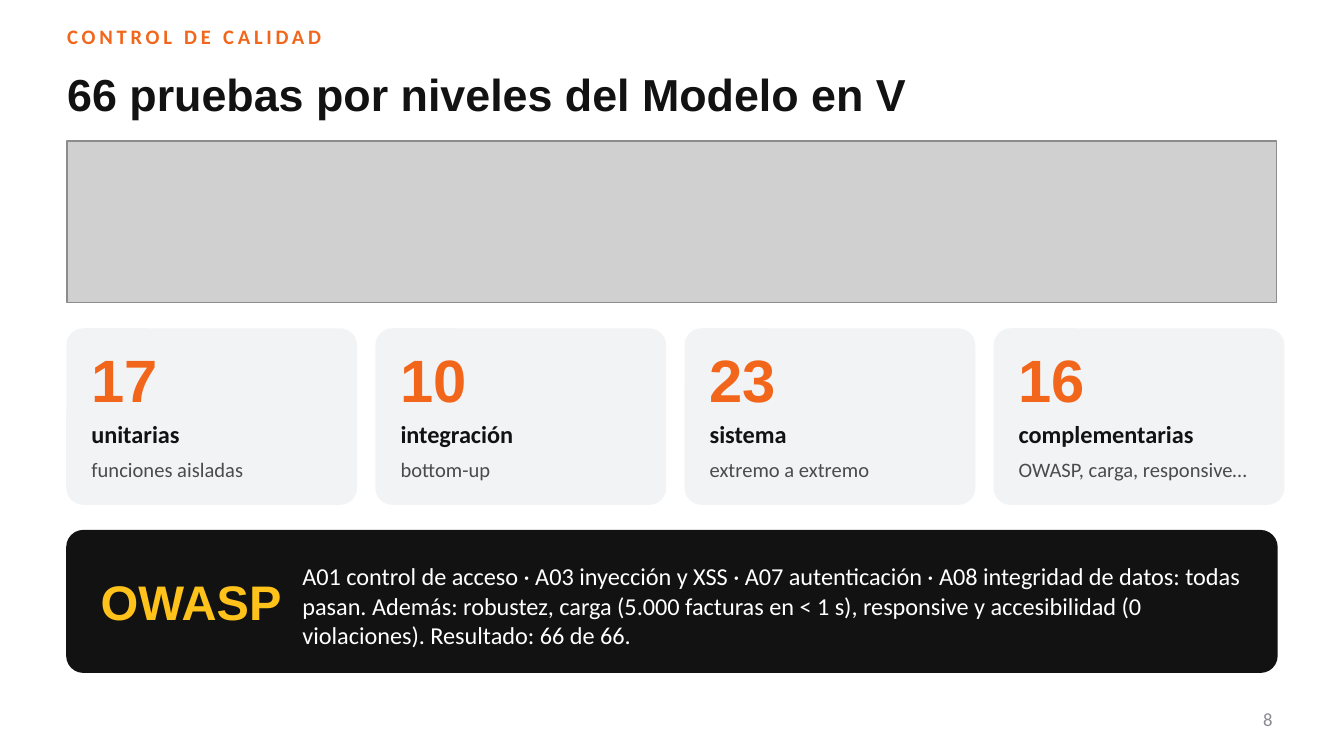
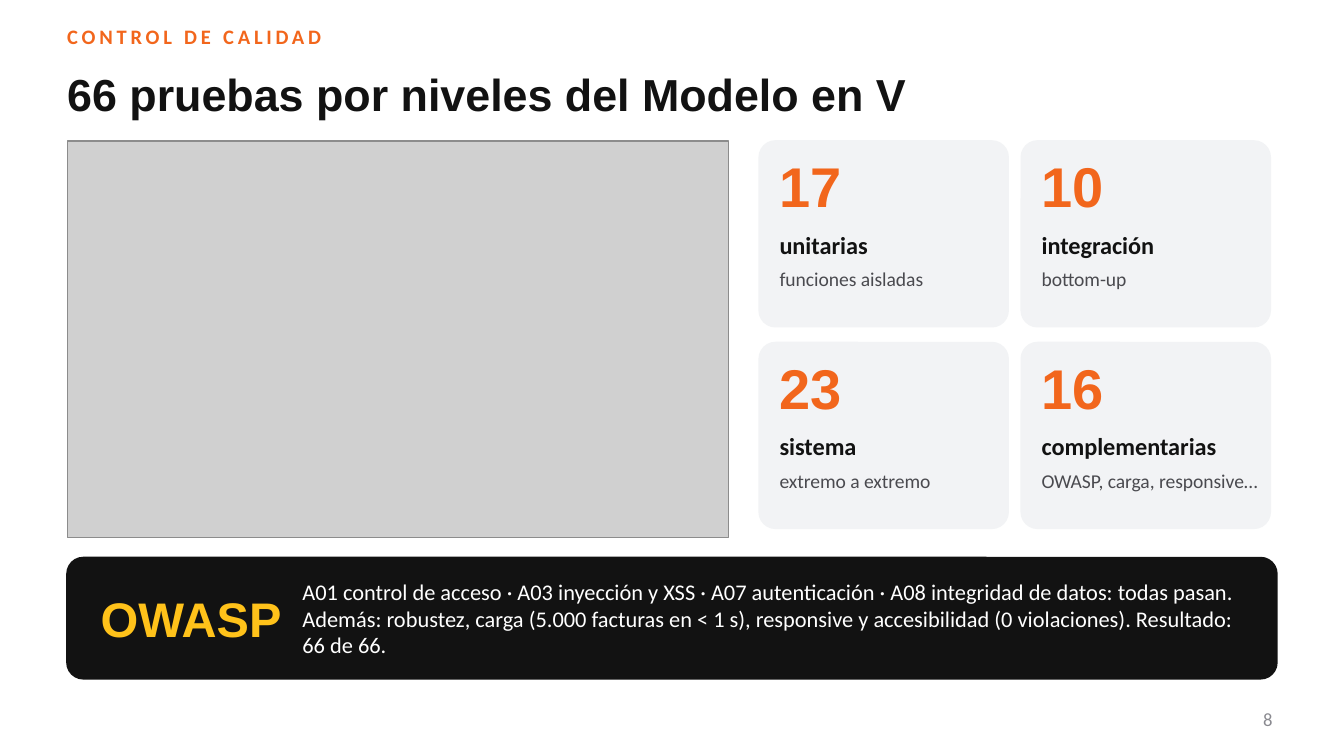
Before and after one commit to slonbuitrago-bit/motorepuestos-oriente, a slide deck: slide 8 of docs/final/Presentacion-Sustentacion-Motorepuestos-del-Oriente.pptx. Drawn at 1344x756 pixels with LibreOffice and Linux fonts; fonts in the diff are those of the drawing; grey boxes stand for pictures; background and template pictures are left out. Boxes give left, top, right and bottom in pixels: in the first picture for what was removed or moved away, otherwise in the second. Text is boxed around its words. In the diff, an @@ line names an element or a change of style, - is before the commit and + after.

```diff
--- a/docs/final/Presentacion-Sustentacion-Motorepuestos-del-Oriente.pptx
+++ b/docs/final/Presentacion-Sustentacion-Motorepuestos-del-Oriente.pptx
@@ picture: place and size @@
-picture at bbox=[67, 141, 1277, 302]
+picture at bbox=[67, 141, 728, 538]
@@ rounded rectangle: place and size @@
-rounded rectangle at bbox=[67, 329, 356, 504]
+rounded rectangle at bbox=[759, 141, 1008, 327]
@@ proportions changed in 5 elements at bbox=[67, 558, 1277, 679], bbox=[1021, 343, 1270, 528], bbox=[759, 343, 1008, 528], bbox=[759, 141, 1008, 327], bbox=[1021, 141, 1270, 327] @@
@@ rounded rectangle: place and size @@
-rounded rectangle at bbox=[376, 329, 665, 504]
+rounded rectangle at bbox=[1021, 141, 1270, 327]
@@ text "17": place and size @@
-text "17" at bbox=[91, 361, 157, 402]
+text "17" at bbox=[779, 168, 841, 207]
@@ size 32 to 30 pt in 4 elements at bbox=[1042, 370, 1104, 410], bbox=[779, 370, 841, 410], bbox=[779, 168, 841, 207], bbox=[1042, 168, 1104, 208] @@
@@ text "10": place and size @@
-text "10" at bbox=[400, 360, 466, 403]
+text "10" at bbox=[1042, 168, 1104, 208]
@@ text "unitarias": place and size @@
-text "unitarias" at bbox=[91, 426, 179, 443]
+text "unitarias" at bbox=[780, 237, 868, 254]
@@ text "integración": place and size @@
-text "integración" at bbox=[401, 426, 514, 447]
+text "integración" at bbox=[1042, 237, 1155, 258]
@@ text "funciones aisladas": place and size @@
-text "funciones aisladas" at bbox=[91, 462, 243, 477]
+text "funciones aisladas" at bbox=[780, 272, 923, 286]
@@ size 11 to 10.5 pt in 4 elements at bbox=[1042, 474, 1257, 492], bbox=[780, 475, 931, 488], bbox=[780, 272, 923, 286], bbox=[1042, 272, 1127, 289] @@
@@ text "bottom-up": place and size @@
-text "bottom-up" at bbox=[401, 462, 491, 481]
+text "bottom-up" at bbox=[1042, 272, 1127, 289]
@@ rounded rectangle: place and size @@
-rounded rectangle at bbox=[685, 329, 974, 504]
+rounded rectangle at bbox=[759, 343, 1008, 528]
@@ text "23": place and size @@
-text "23" at bbox=[710, 360, 776, 403]
+text "23" at bbox=[779, 370, 841, 410]
@@ rounded rectangle: place and size @@
-rounded rectangle at bbox=[995, 329, 1284, 504]
+rounded rectangle at bbox=[1021, 343, 1270, 528]
@@ text "16": place and size @@
-text "16" at bbox=[1019, 360, 1085, 403]
+text "16" at bbox=[1042, 370, 1104, 410]
@@ text "sistema": place and size @@
-text "sistema" at bbox=[710, 426, 787, 443]
+text "sistema" at bbox=[780, 438, 857, 455]
@@ text "complementarias": place and size @@
-text "complementarias" at bbox=[1019, 426, 1194, 447]
+text "complementarias" at bbox=[1042, 438, 1217, 459]
@@ text "extremo a extremo": place and size @@
-text "extremo a extremo" at bbox=[710, 464, 869, 477]
+text "extremo a extremo" at bbox=[780, 475, 931, 488]
@@ text "OWASP, carga, responsive…": place and size @@
-text "OWASP, carga, responsive…" at bbox=[1019, 463, 1247, 481]
+text "OWASP, carga, responsive…" at bbox=[1042, 474, 1257, 492]
@@ rounded rectangle: place and size @@
-rounded rectangle at bbox=[67, 531, 1277, 672]
+rounded rectangle at bbox=[67, 558, 1277, 679]
@@ text "OWASP": place and size @@
-text "OWASP" at bbox=[101, 586, 282, 621]
+text "OWASP" at bbox=[101, 603, 282, 638]
@@ text "A01 control de acceso · ...": place and size @@
-text "A01 control de acceso · ..." at bbox=[302, 568, 1239, 647]
+text "A01 control de acceso · ..." at bbox=[302, 584, 1232, 653]
@@ text "A01 control de acceso · ..." at bbox=[302, 584, 1232, 653]: size 13 to 12 pt @@
```
Also in this commit, not shown: 17 other files.
